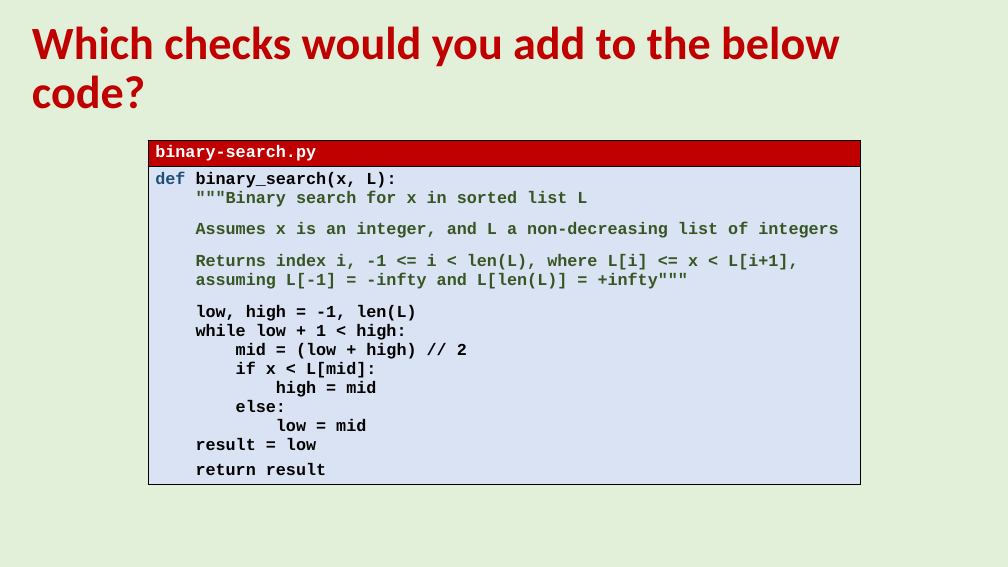
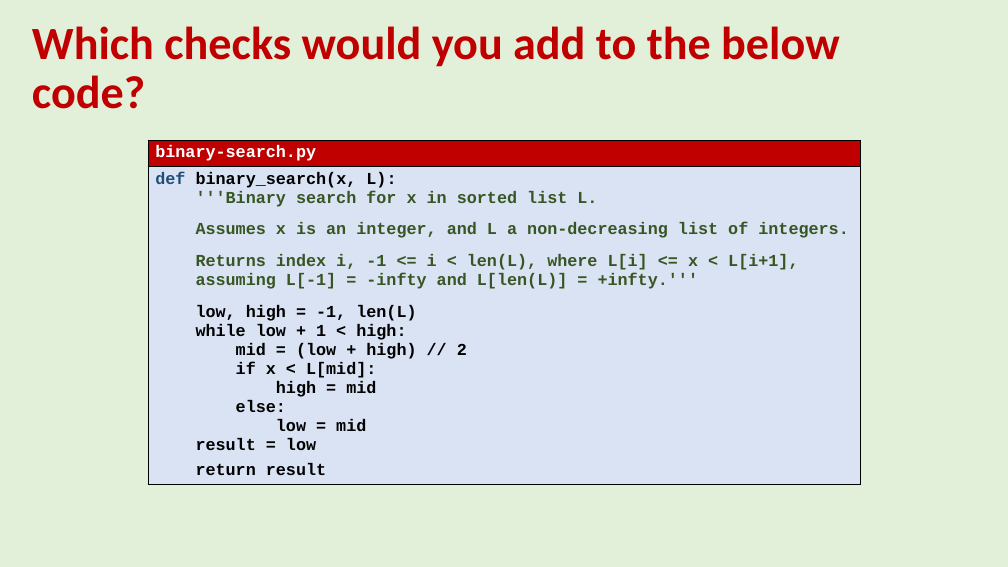
Before and after one commit to gsbrodal/gsbrodal.github.io, a slide deck: slide 18 of ipsa/slides/testing.pptx (slide 17 before the commit). Drawn at 1008x567 pixels with LibreOffice and Linux fonts; fonts in the diff are those of the drawing. Boxes give left, top, right and bottom in pixels: in the first picture for what was removed or moved away, otherwise in the second. Text is boxed around its words. In the diff, an @@ line names an element or a change of style, - is before the commit and + after.

```diff
--- a/ipsa/slides/testing.pptx
+++ b/ipsa/slides/testing.pptx
@@ table at box(147, 140, 860, 501) @@
@@ row 2, column 1: "def binary_search(x, L): / """Binary search for x in sorted list L / Assumes x is an integer, and L a non-decreasing list of integers / Returns index i, -1 <= i < len(L), where L[i] <= x < L[i+1], / assuming L[-1] = -infty and L[len(L)] = +infty""" / low, high = -1, len(L) while low + 1 < high: / mid = (low + high) // 2 / if x < L[mid]: / high = mid / else: / low = mid / result = low / return result" to "def binary_search(x, L): / '''Binary search for x in sorted list L. / Assumes x is an integer, and L a non-decreasing list of integers. / Returns index i, -1 <= i < len(L), where L[i] <= x < L[i+1], / assuming L[-1] = -infty and L[len(L)] = +infty.''' / low, high = -1, len(L) while low + 1 < high: / mid = (low + high) // 2 / if x < L[mid]: / high = mid / else: / low = mid / result = low / return result" @@
```
Also in this commit, not shown: 19 other slides changed, 3 slides added, 1 slide removed, 4 other files.
